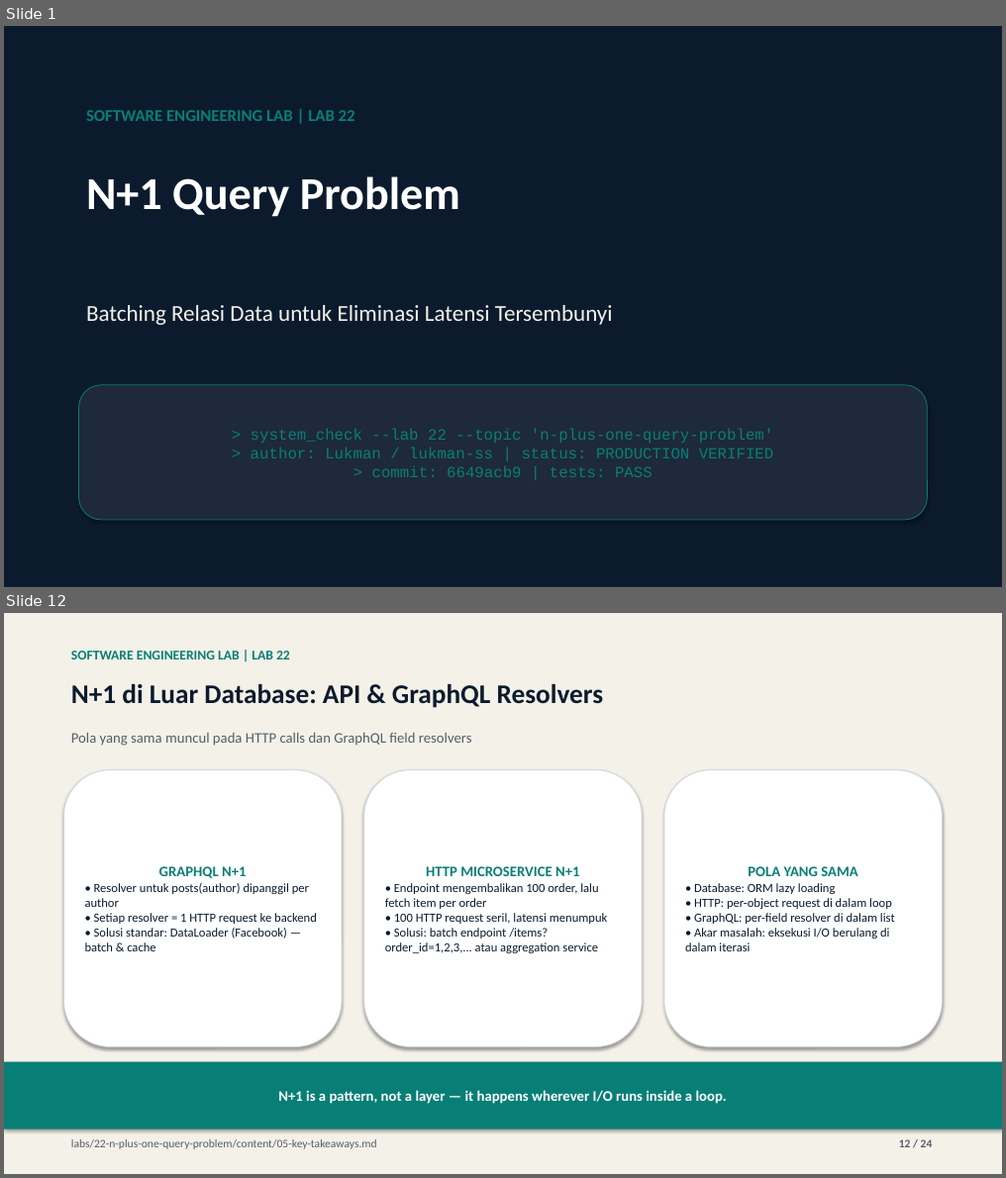
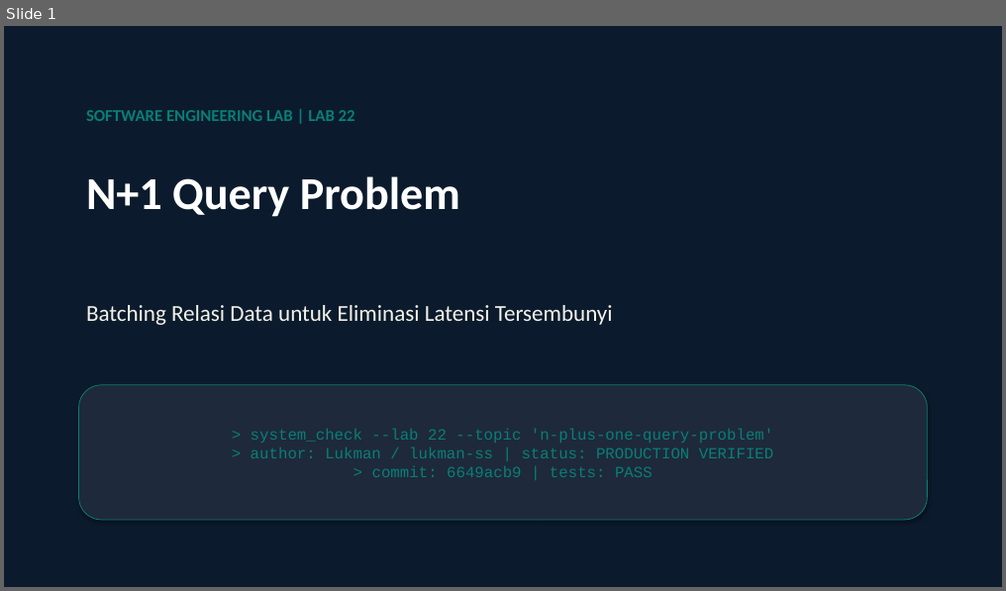
Before and after one commit to lukman-ss/software-engineering-lab, a slide deck: labs/22-n-plus-one-query-problem/result/linkedin/lab-22-n-plus-one-query-problem-carousel.pptx. Shown one above the other, each under a label of ours: slides 1 and 12 before the commit, slide 1 after it; the slides between them are not shown. The pictures are 1006x1178 and 1006x591 pixels, drawn with LibreOffice and Linux fonts; fonts in the diff are those of the drawing. Boxes give left, top, right and bottom in pixels: in the first picture for what was removed or moved away, otherwise in the second. Text is boxed around its words. In the diff, an @@ line names an element or a change of style, - is before the commit and + after.

```diff
--- a/labs/22-n-plus-one-query-problem/result/linkedin/lab-22-n-plus-one-query-problem-carousel.pptx
+++ b/labs/22-n-plus-one-query-problem/result/linkedin/lab-22-n-plus-one-query-problem-carousel.pptx
@@ slide 12 removed at <box>4,613,1002,1174</box>, background #FFFFFF @@
@@ rectangle removed at <box>4,613,1002,1174</box> @@
@@ text removed at <box>71,651,290,660</box> @@
-SOFTWARE ENGINEERING LAB | LAB 22
@@ text removed at <box>71,684,604,708</box> @@
-N+1 di Luar Database: API & GraphQL Resolvers
@@ text removed at <box>71,733,472,746</box> @@
-Pola yang sama muncul pada HTTP calls dan GraphQL field resolvers
@@ rounded rectangle removed at <box>63,770,342,1048</box> @@
-GRAPHQL N+1
-• Resolver untuk posts(author) dipanggil per author
-• Setiap resolver = 1 HTTP request ke backend
-• Solusi standar: DataLoader (Facebook) — batch & cache
@@ rounded rectangle removed at <box>364,770,642,1048</box> @@
-HTTP MICROSERVICE N+1
-• Endpoint mengembalikan 100 order, lalu fetch item per order
-• 100 HTTP request seril, latensi menumpuk
-• Solusi: batch endpoint /items?order_id=1,2,3,... atau aggregation service
@@ rounded rectangle removed at <box>664,770,943,1048</box> @@
-POLA YANG SAMA
-• Database: ORM lazy loading
-• HTTP: per-object request di dalam loop
-• GraphQL: per-field resolver di dalam list
-• Akar masalah: eksekusi I/O berulang di dalam iterasi
@@ rectangle removed at <box>4,1062,1002,1130</box> @@
-N+1 is a pattern, not a layer — it happens wherever I/O runs inside a loop.
@@ text removed at <box>71,1140,377,1150</box> @@
-labs/22-n-plus-one-query-problem/content/05-key-takeaways.md
@@ text removed at <box>899,1140,933,1148</box> @@
-12 / 24
```
Also in this commit, not shown: 23 slides added, 22 other slides removed, 9 other files.
